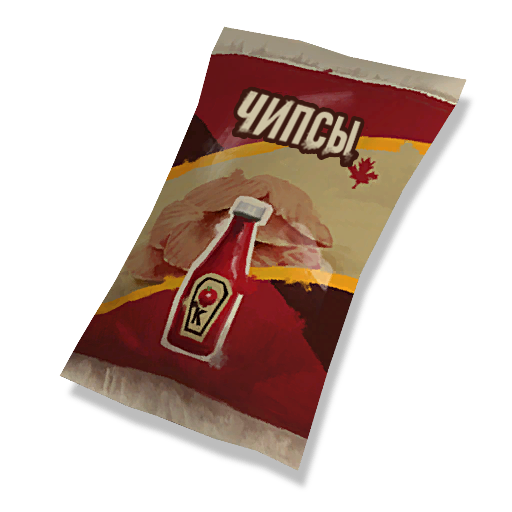
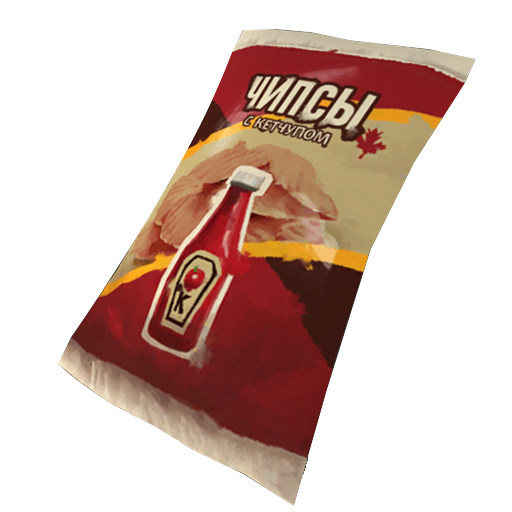
The second w=512, h=512 image is a revision of the first. Changes to its layers:
added layer "Layer 2" above "ЧИПСЫ" over [left=58, top=29, right=476, bottom=506]
hid "ЧИПСЫ" over [left=235, top=90, right=361, bottom=164]
hid "Layer 1" over [left=59, top=26, right=476, bottom=496]